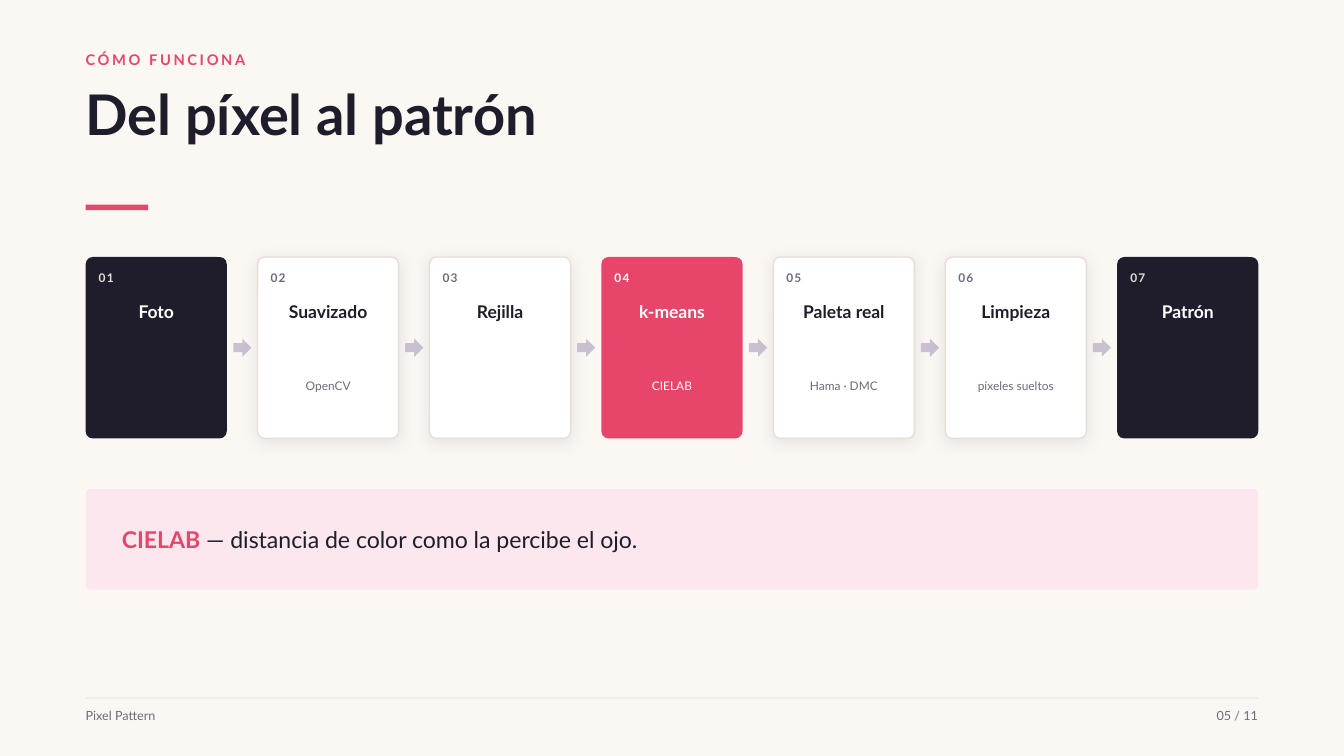
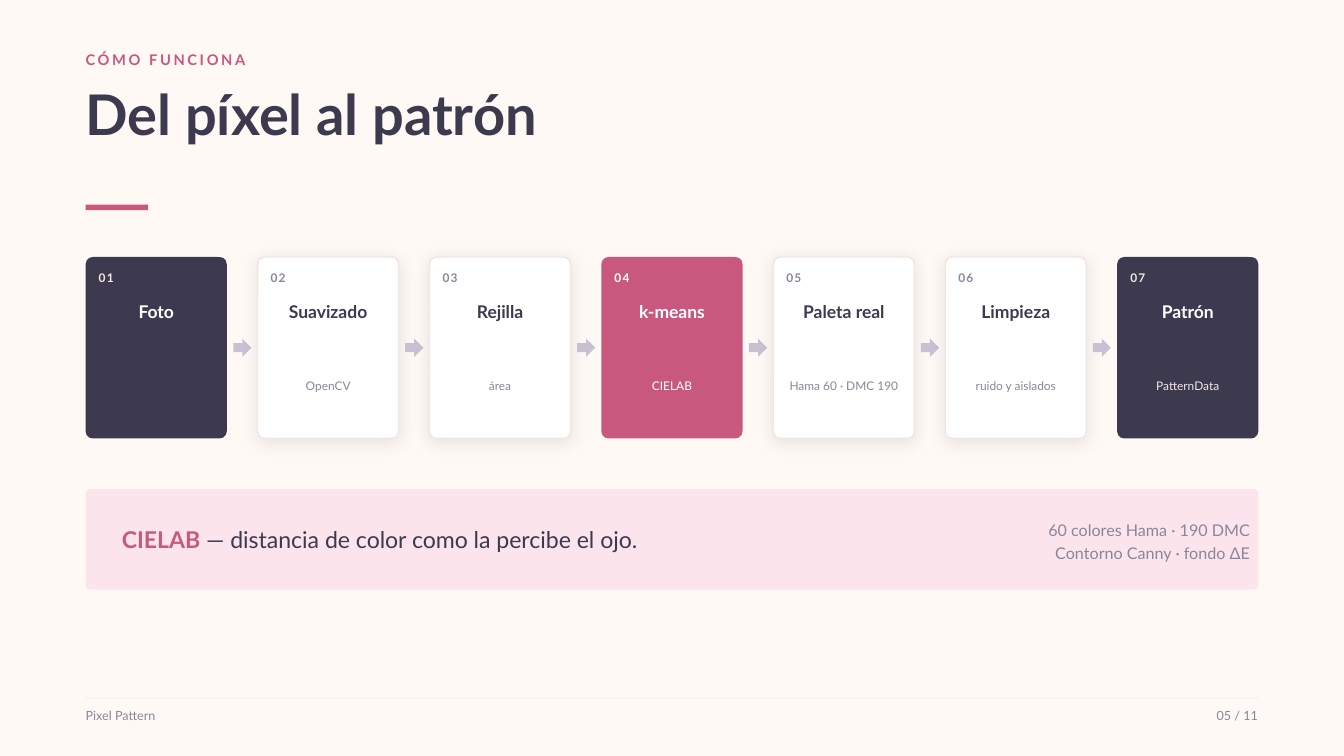
Before and after one commit to antonpayno/megan-grok, a slide deck: slide 5 of pitch/pixel-pattern-pitch.pptx. Drawn at 1344x756 pixels with LibreOffice and Linux fonts; fonts in the diff are those of the drawing. Boxes give left, top, right and bottom in pixels: in the first picture for what was removed or moved away, otherwise in the second. Text is boxed around its words. In the diff, an @@ line names an element or a change of style, - is before the commit and + after.

Commit message:
style: paleta pastel y tono amigable en toda la app

```diff
--- a/pitch/pixel-pattern-pitch.pptx
+++ b/pitch/pixel-pattern-pitch.pptx
@@ background #FBF8F4 to #FFF9F5 @@
@@ text "CÓMO FUNCIONA" at box(86, 52, 245, 65): text colour #E8456B to #C9587E @@
@@ rectangle at box(86, 205, 148, 211): fill #E8456B to #C9587E @@
@@ rounded rectangle at box(86, 257, 227, 439): fill #1F1D2B to #3D3A4F @@
@@ rounded rectangle at box(602, 257, 743, 439): fill #E8456B to #C9587E @@
@@ outline #E7DED4 1 pt to #F1E7E2 1 pt in 4 elements at box(258, 257, 399, 439), box(430, 257, 571, 439), box(773, 257, 914, 439), box(946, 257, 1087, 439) @@
@@ rounded rectangle at box(1117, 257, 1258, 439): fill #1F1D2B to #3D3A4F @@
@@ text "01" at box(99, 273, 114, 282): text colour #E7DED4 to #F1E7E2 @@
@@ text "07" at box(1130, 273, 1145, 282): text colour #E7DED4 to #F1E7E2 @@
@@ text colour #1F1D2B to #3D3A4F in 5 elements at box(86, 93, 536, 145), box(289, 305, 367, 318), box(477, 305, 523, 321), box(803, 305, 885, 318), box(981, 305, 1050, 321) @@
@@ text added at box(489, 381, 511, 390), 8.5 pt, text #8A8699 @@
+área
@@ text at box(790, 381, 898, 390): text changed; text colour #6E6A7C to #8A8699 @@
-Hama · DMC
+Hama 60 · DMC 190
@@ text at box(976, 381, 1056, 392): text changed; text colour #6E6A7C to #8A8699 @@
-píxeles sueltos
+ruido y aislados
@@ text added at box(1156, 381, 1219, 390), 8.5 pt, text #F1E7E2 @@
+PatternData
@@ rounded rectangle at box(86, 489, 1258, 590): fill #FBE7ED to #FCE4EC @@
@@ text "CIELAB — distancia de color ..." at box(122, 531, 637, 552): text colour #E8456B to #C9587E in "CIELAB"; text colour #1F1D2B to #3D3A4F in "— distancia de color como la percibe ..." @@
@@ text added at box(1048, 524, 1250, 562), 11.5 pt, text #8A8699 @@
+60 colores Hama · 190 DMC
+Contorno Canny · fondo ΔE
@@ text colour #6E6A7C to #8A8699 in 7 elements at box(271, 273, 286, 282), box(306, 381, 351, 392), box(443, 273, 458, 282), box(786, 273, 801, 282), box(958, 273, 973, 282), box(86, 711, 155, 720), box(1217, 711, 1258, 720) @@
```
Also in this commit, not shown: 10 other slides changed, 22 other files.
